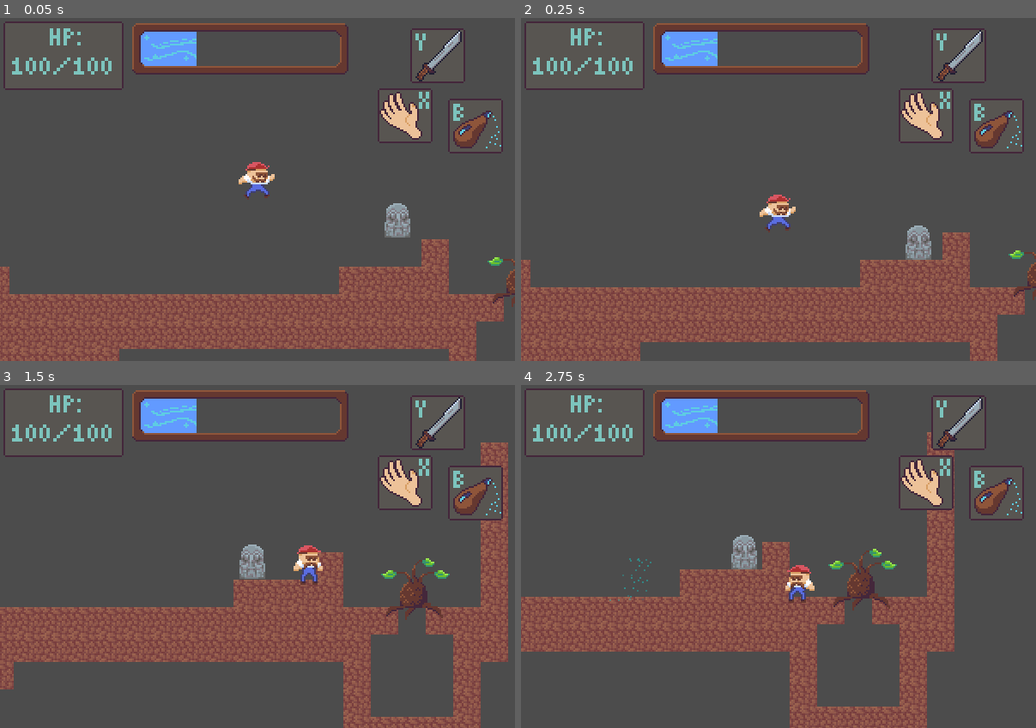
Above: before the commit, frames 1-4 (two rows, left to right).
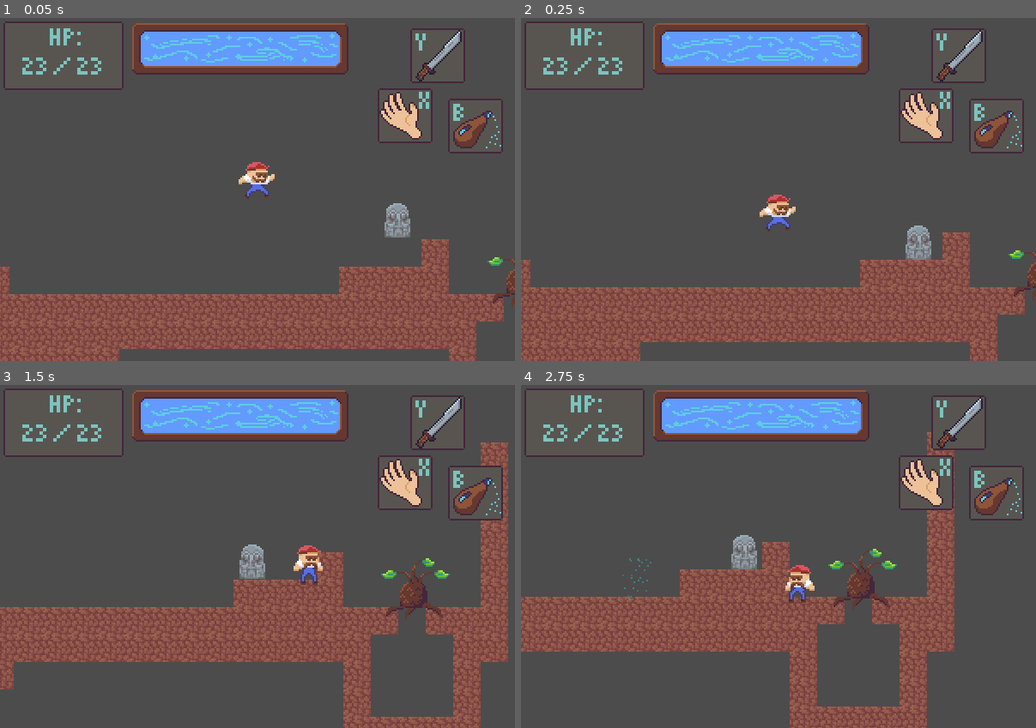
Above: after the commit, the same moments.

Repository: garrettwidner/godot_project_2
Game: Godot game, scene res://stages/world.tscn
Two runs of this game, one before a commit and one after it. Both use one fixed random seed, a clock stepped at 60 frames per second and the inputs below.
Inputs:
- Up to frame 1 (0.05 s): no input
- Up to frame 2 (0.25 s): no input
- Up to frame 3 (1.5 s): tap Enter at 0.5 s; hold D (move_right) from 0.53 s (still down); tap U at 0.6 s; tap Space (jump) at 0.77 s; tap I at 0.8, 1.35 s
- Up to frame 4 (2.75 s): tap Space (jump) at 1.52 s; tap U at 1.55 s; release D (move_right) at 2.03 s; hold A (move_left) from 2.03 s (still down); tap L (bless) at 2.1 s; tap I at 2.3 s

The runs differ from the first frame. In frame 1, 3.2% of the frame differs, in the area x 2-66%, y 4-17%; in frame 2, 3.2%; in frame 3, 3.2%; in frame 4, 3.2%.

Commit message:
Health bar can be damaged, fixed glitch where player could hurt enemies while sword is sheathed

Diff:
--- a/scenes/Interface.tscn
+++ b/scenes/Interface.tscn
@@ -64,3 +64,8 @@
 margin_top = 21.0
 margin_right = 19.0
 margin_bottom = 53.0
+
+[connection signal="health_changed" from="." to="WaterBar" method="_on_Interface_health_changed"]
+
+
+[editable path="WaterBar"]
--- a/scenes/Player.tscn
+++ b/scenes/Player.tscn
@@ -72,6 +72,30 @@
 "update": 1,
 "values": [ Rect2( 0, 0, 64, 64 ), Rect2( 64, 0, 64, 64 ), Rect2( 128, 0, 64, 64 ), Rect2( 0, 64, 64, 64 ), Rect2( 64, 64, 64, 64 ) ]
 }
+tracks/3/type = "value"
+tracks/3/path = NodePath("Machete/Machete_Area:monitoring")
+tracks/3/interp = 1
+tracks/3/loop_wrap = true
+tracks/3/imported = false
+tracks/3/enabled = true
+tracks/3/keys = {
+"times": PoolRealArray( 0, 0.25 ),
+"transitions": PoolRealArray( 1, 1 ),
+"update": 1,
+"values": [ true, false ]
+}
+tracks/4/type = "value"
+tracks/4/path = NodePath("Machete/Machete_Area:monitorable")
+tracks/4/interp = 1
+tracks/4/loop_wrap = true
+tracks/4/imported = false
+tracks/4/enabled = true
+tracks/4/keys = {
+"times": PoolRealArray( 0, 0.25 ),
+"transitions": PoolRealArray( 1, 1 ),
+"update": 1,
+"values": [ true, false ]
+}
 
 [sub_resource type="Animation" id=4]
 
@@ -150,6 +174,30 @@
 "update": 1,
 "values": [ true, false ]
 }
+tracks/3/type = "value"
+tracks/3/path = NodePath("Machete/Machete_Area:monitoring")
+tracks/3/interp = 1
+tracks/3/loop_wrap = true
+tracks/3/imported = false
+tracks/3/enabled = true
+tracks/3/keys = {
+"times": PoolRealArray( 0, 0.2 ),
+"transitions": PoolRealArray( 1, 1 ),
+"update": 1,
+"values": [ true, false ]
+}
+tracks/4/type = "value"
+tracks/4/path = NodePath("Machete/Machete_Area:monitorable")
+tracks/4/interp = 1
+tracks/4/loop_wrap = true
+tracks/4/imported = false
+tracks/4/enabled = true
+tracks/4/keys = {
+"times": PoolRealArray( 0, 0.2 ),
+"transitions": PoolRealArray( 1, 1 ),
+"update": 1,
+"values": [ true, false ]
+}
 
 [sub_resource type="Animation" id=7]
 
@@ -228,7 +276,7 @@
 custom_solver_bias = 0.0
 points = PoolVector2Array( 0, -17, 17, -4, 17, 4, 0, 10 )
 
-[node name="Player" type="KinematicBody2D"]
+[node name="Player" type="KinematicBody2D" index="0"]
 
 position = Vector2( 0.550146, -0.427892 )
 input_pickable = false
@@ -316,11 +364,14 @@
 
 [node name="Machete_Area" type="Area2D" parent="Machete" index="1"]
 
+position = Vector2( 1.19209e-007, 1.2219e-006 )
 input_pickable = true
 gravity_vec = Vector2( 0, 1 )
 gravity = 98.0
 linear_damp = 0.1
 angular_damp = 1.0
+monitoring = false
+monitorable = false
 collision_layer = 64
 collision_mask = 36
 audio_bus_override = false
--- a/scenes/WaterBar.tscn
+++ b/scenes/WaterBar.tscn
@@ -1,11 +1,12 @@
-[gd_scene load_steps=5 format=2]
+[gd_scene load_steps=6 format=2]
 
-[ext_resource path="res://sprites/ui/background_icon.png" type="Texture" id=1]
-[ext_resource path="res://sprites/themes/default_theme.tres" type="Theme" id=2]
-[ext_resource path="res://sprites/ui/bar_container.png" type="Texture" id=3]
-[ext_resource path="res://sprites/ui/bar_fill.png" type="Texture" id=4]
+[ext_resource path="res://scripts/WaterBar.gd" type="Script" id=1]
+[ext_resource path="res://sprites/ui/background_icon.png" type="Texture" id=2]
+[ext_resource path="res://sprites/themes/default_theme.tres" type="Theme" id=3]
+[ext_resource path="res://sprites/ui/bar_container.png" type="Texture" id=4]
+[ext_resource path="res://sprites/ui/bar_fill.png" type="Texture" id=5]
 
-[node name="WaterBar" type="HBoxContainer" index="0"]
+[node name="WaterBar" type="HBoxContainer"]
 
 anchor_left = 0.0
 anchor_top = 0.0
@@ -20,6 +21,7 @@
 size_flags_horizontal = 1
 size_flags_vertical = 1
 alignment = 0
+script = ExtResource( 1 )
 _sections_unfolded = [ "Rect" ]
 
 [node name="Backdrop" type="NinePatchRect" parent="." index="0"]
@@ -29,7 +31,7 @@
 anchor_right = 0.0
 anchor_bottom = 0.0
 margin_right = 70.0
-margin_bottom = 32.0
+margin_bottom = 40.0
 rect_min_size = Vector2( 70, 0 )
 rect_pivot_offset = Vector2( 0, 0 )
 rect_clip_content = false
@@ -100,7 +102,7 @@
 anchor_bottom = 0.0
 margin_left = 74.0
 margin_right = 202.0
-margin_bottom = 32.0
+margin_bottom = 40.0
 rect_min_size = Vector2( 100, 32 )
 rect_pivot_offset = Vector2( 0, 0 )
 rect_clip_content = false
--- /dev/null
+++ b/scripts/WaterBar.gd
@@ -0,0 +1,14 @@
+extends HBoxContainer
+
+var maximum_value = 20
+
+func initialize(health, maximum):
+	maximum_value = maximum
+	$TextureProgress.max_value = maximum
+	$Backdrop/HealthDisplay.text = "%s / %s" % [health, maximum_value]
+
+func _on_Interface_health_changed(health):
+	$TextureProgress.value = health
+
+	$Backdrop/HealthDisplay.text = "%s / %s" % [health, maximum_value]
+	pass # replace with function body
--- a/scripts/health.gd
+++ b/scripts/health.gd
@@ -4,11 +4,17 @@
 signal health_depleted
 
 var health = 0
-export(int) var max_health = 9
+export(int) var max_health = 23
 
-func ready():
+func _ready():
 	health = max_health
 	emit_signal("health_changed", health)
+
+func _input(event):
+	if event is InputEventKey and event.scancode == KEY_U and not event.is_echo() and event.is_pressed():
+		take_damage(1)
+	elif event is InputEventKey and event.scancode == KEY_I and not event.is_echo() and event.is_pressed():
+		heal(1)
 
 func take_damage(amount):
 	health -= amount
@@ -17,5 +23,5 @@
 
 func heal(amount):
 	health += amount
-	health = max(health, max_health)
+	health = min(health, max_health)
 	emit_signal("health_changed", health)
--- a/scripts/interface.gd
+++ b/scripts/interface.gd
@@ -1,5 +1,16 @@
 extends Control
 
+signal health_changed(health)
+
+var health_node
+
+func _ready():
+	for node in get_tree().get_nodes_in_group(game.GROUP_PLAYER):
+		if node.name == "Player":
+			health_node = node.get_node("Health")
+			break
+	$WaterBar.initialize(health_node.health, health_node.max_health)
 
 func _on_Health_health_changed(health):
+	emit_signal("health_changed", health)
 	pass # replace with function body
--- a/scripts/player.gd
+++ b/scripts/player.gd
@@ -23,6 +23,7 @@
 
 onready var machete_area = get_node("Machete/Machete_Area")
 onready var machete_sprite = get_node("Machete/Sprite")
+
 
 func _ready():
 	add_to_group(game.GROUP_PLAYER)
--- a/stages/world.tscn
+++ b/stages/world.tscn
@@ -34,6 +34,10 @@
 
 position = Vector2( 96, 64 )
 
+[node name="Health" parent="Player" index="5"]
+
+max_health = 23
+
 [node name="Stone_Head" parent="." index="2" instance=ExtResource( 3 )]
 
 position = Vector2( 177.255, 84.7835 )
@@ -56,3 +60,4 @@
 
 
 [editable path="Player"]
+[editable path="CanvasLayer/Interface"]
Not shown: 4 places in scenes/WaterBar.tscn that only renumber resources
Binary file added: sprites/Hand_Block.png
Not shown, added: sprites/Hand_Block.png.import
